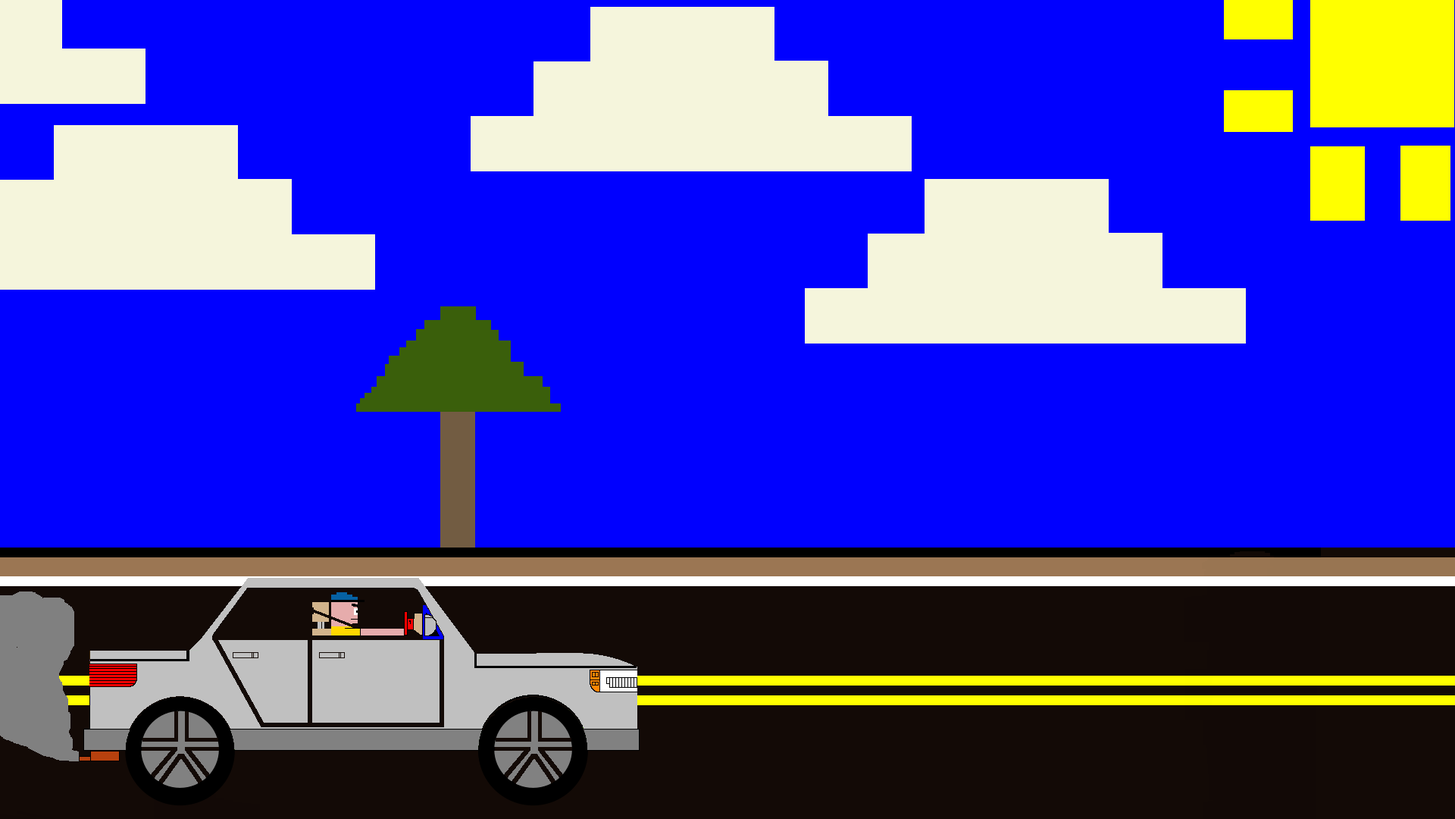
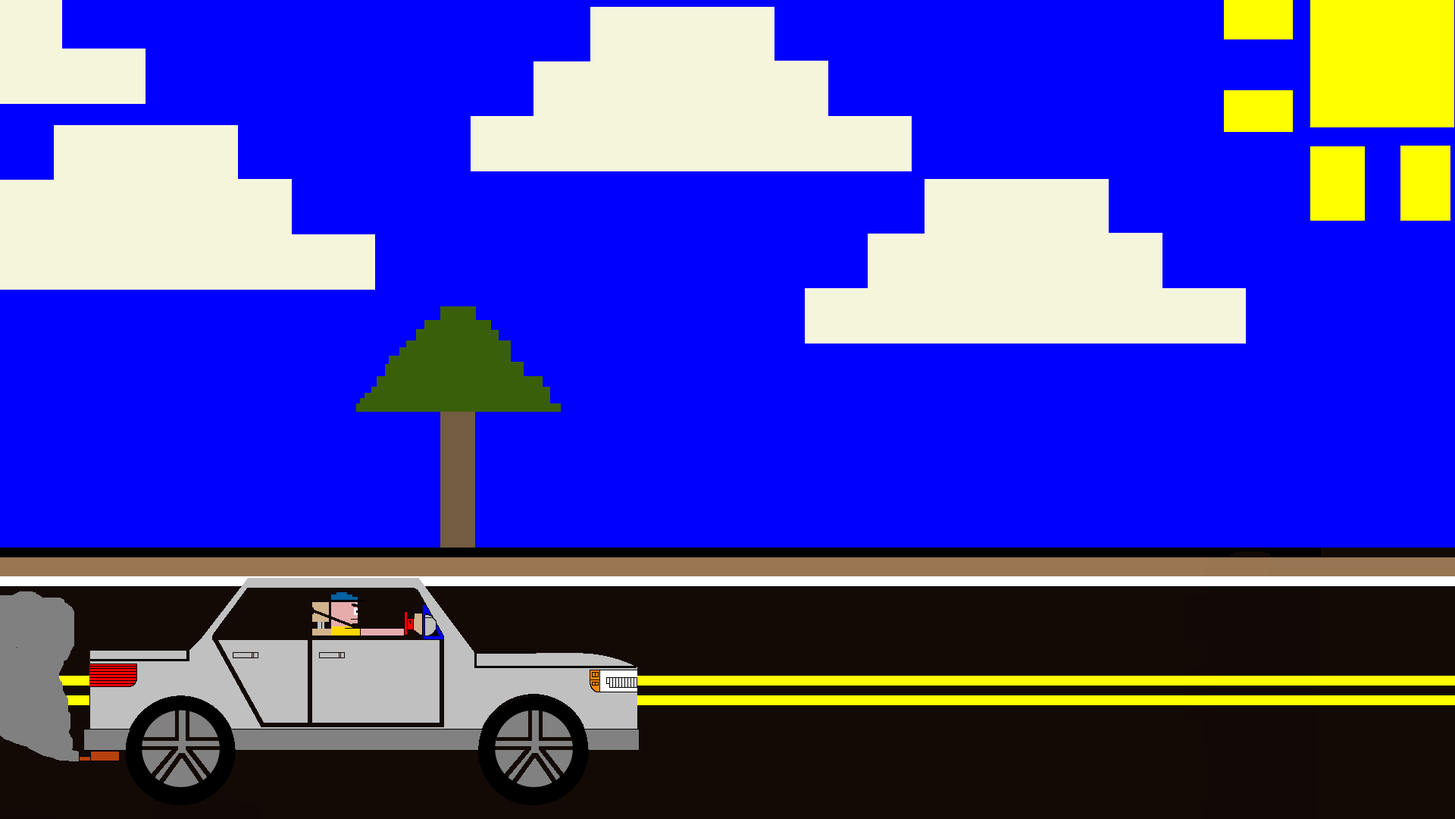
Layer changes from the first 1455 x 819 image to the second:
added layer "TIRES.xcf" above "car_not_complete-2.xcf" over [0, 590, 617, 794]
